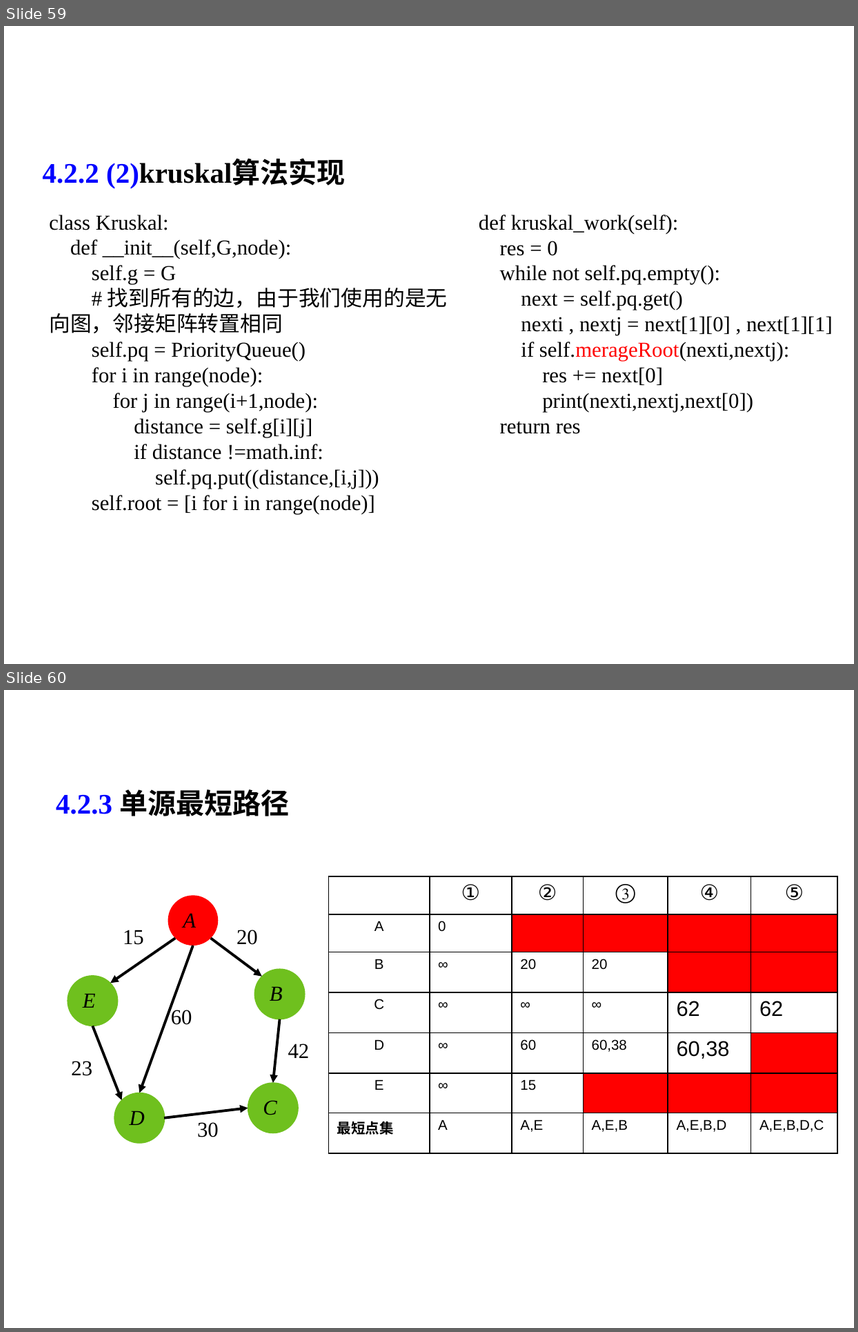
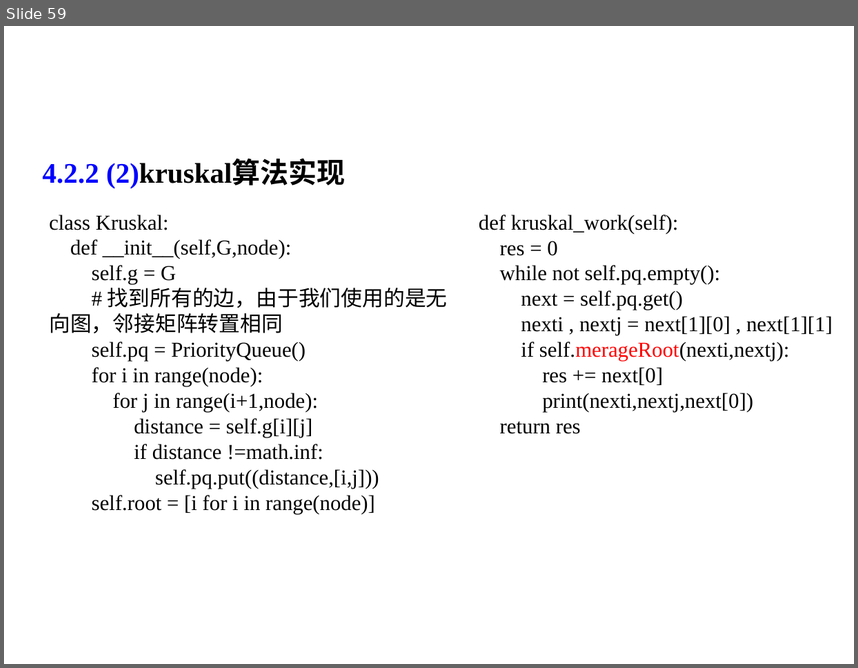
Before and after one commit to liutongling/DP, a slide deck: file/第4章 贪心法.pptx. Shown one above the other, each under a label of ours: slides 59 and 60 before the commit, slide 59 after it. The pictures are 858x1332 and 858x668 pixels, drawn with LibreOffice and Linux fonts; fonts in the diff are those of the drawing; background and template pictures are left out. Boxes give left, top, right and bottom in pixels: in the first picture for what was removed or moved away, otherwise in the second. Text is boxed around its words. In the diff, an @@ line names an element or a change of style, - is before the commit and + after.

```diff
--- a/file/第4章 贪心法.pptx
+++ b/file/第4章 贪心法.pptx
@@ slide 60 removed at <box>4,690,854,1328</box>, background #FFFFFF @@
@@ text removed at <box>56,789,289,816</box> @@
-4.2.3 单源最短路径
@@ ellipse removed at <box>168,895,218,945</box> @@
@@ table removed at <box>329,876,839,1152</box>, 7 rows, 6 columns @@
- | ① | ② | ③ | ④ | ⑤
-A | 0 |  |  |  | 
-B | ∞ | 20 | 20 |  | 
-C | ∞ | ∞ | ∞ | 62 | 62
-D | ∞ | 60 | 60,38 | 60,38 | 
-E | ∞ | 15 |  |  | 
-最短点集 | A | A,E | A,E,B | A,E,B,D | A,E,B,D,C
@@ text removed at <box>183,913,196,927</box> @@
-A
@@ text removed at <box>123,929,144,945</box> @@
-15
@@ text removed at <box>237,929,258,945</box> @@
-20
@@ arrow removed from (175, 938) to (110, 983) @@
@@ arrow removed from (193, 945) to (139, 1093) @@
@@ arrow removed from (210, 938) to (261, 976) @@
@@ ellipse removed at <box>67,976,118,1026</box> @@
@@ ellipse removed at <box>254,969,305,1019</box> @@
@@ text removed at <box>83,994,96,1007</box> @@
-E
@@ text removed at <box>270,987,283,1000</box> @@
-B
@@ text removed at <box>171,1007,192,1025</box> @@
-60
@@ arrow removed from (279, 1019) to (272, 1083) @@
@@ arrow removed from (92, 1026) to (121, 1100) @@
@@ text removed at <box>71,1061,92,1076</box> @@
-23
@@ text removed at <box>288,1043,310,1058</box> @@
-42
@@ ellipse removed at <box>248,1083,298,1133</box> @@
@@ ellipse removed at <box>114,1093,165,1143</box> @@
@@ text removed at <box>263,1100,277,1115</box> @@
-C
@@ text removed at <box>130,1111,145,1125</box> @@
-D
@@ arrow removed from (164, 1118) to (248, 1107) @@
@@ text removed at <box>197,1122,219,1137</box> @@
-30
```
Also in this commit, not shown: 4 slides changed, 2 slides added, 11 other slides removed, 2 other files.
